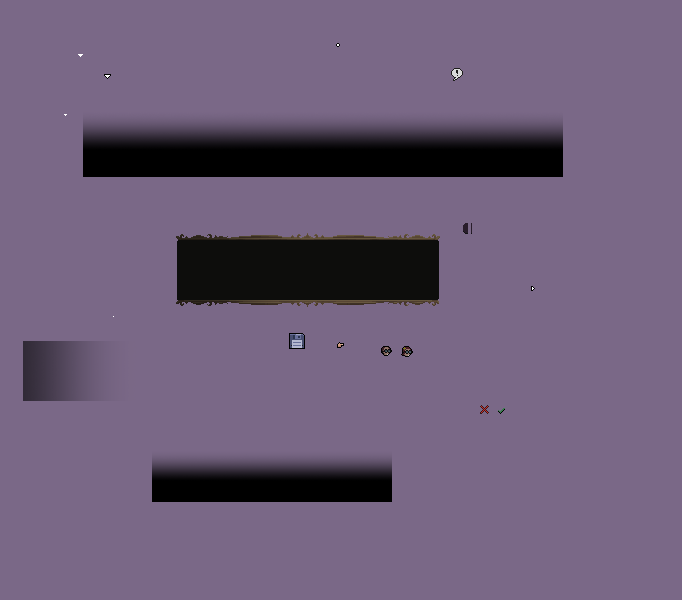
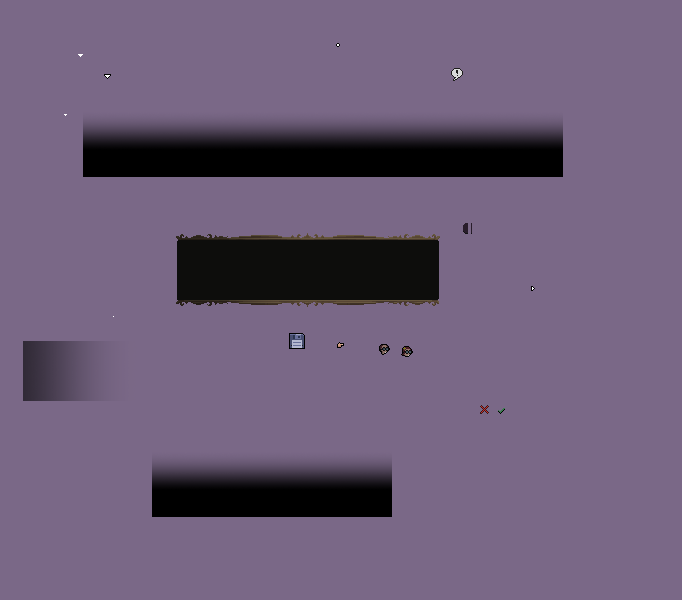
Before/after of a 682×600 layered artwork. What changed in the layer stack:
painted on "BottomGradient.png" over [152, 453, 392, 517]
painted on "EdmundIcon.png" over [379, 344, 392, 356]
